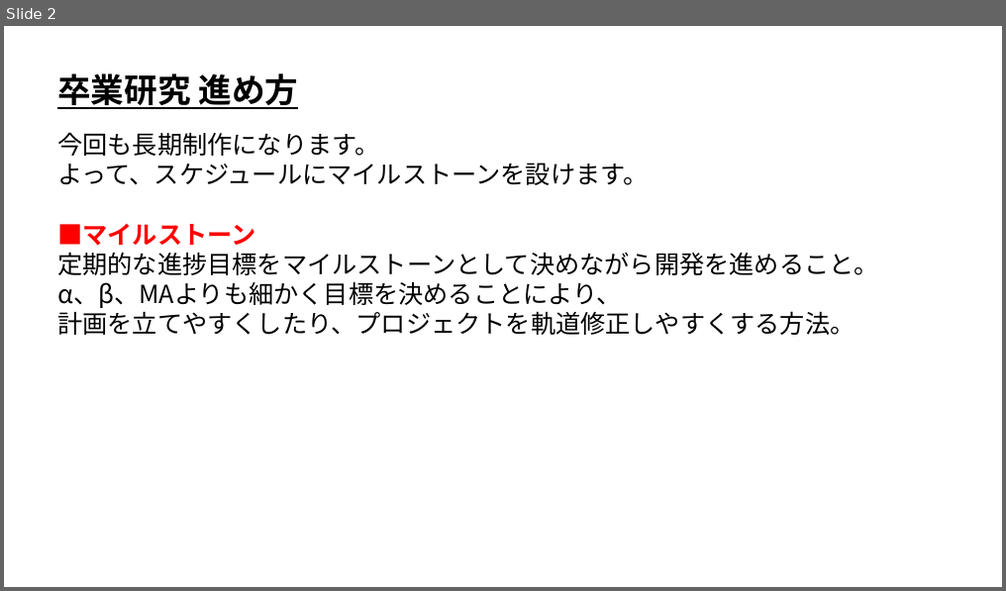
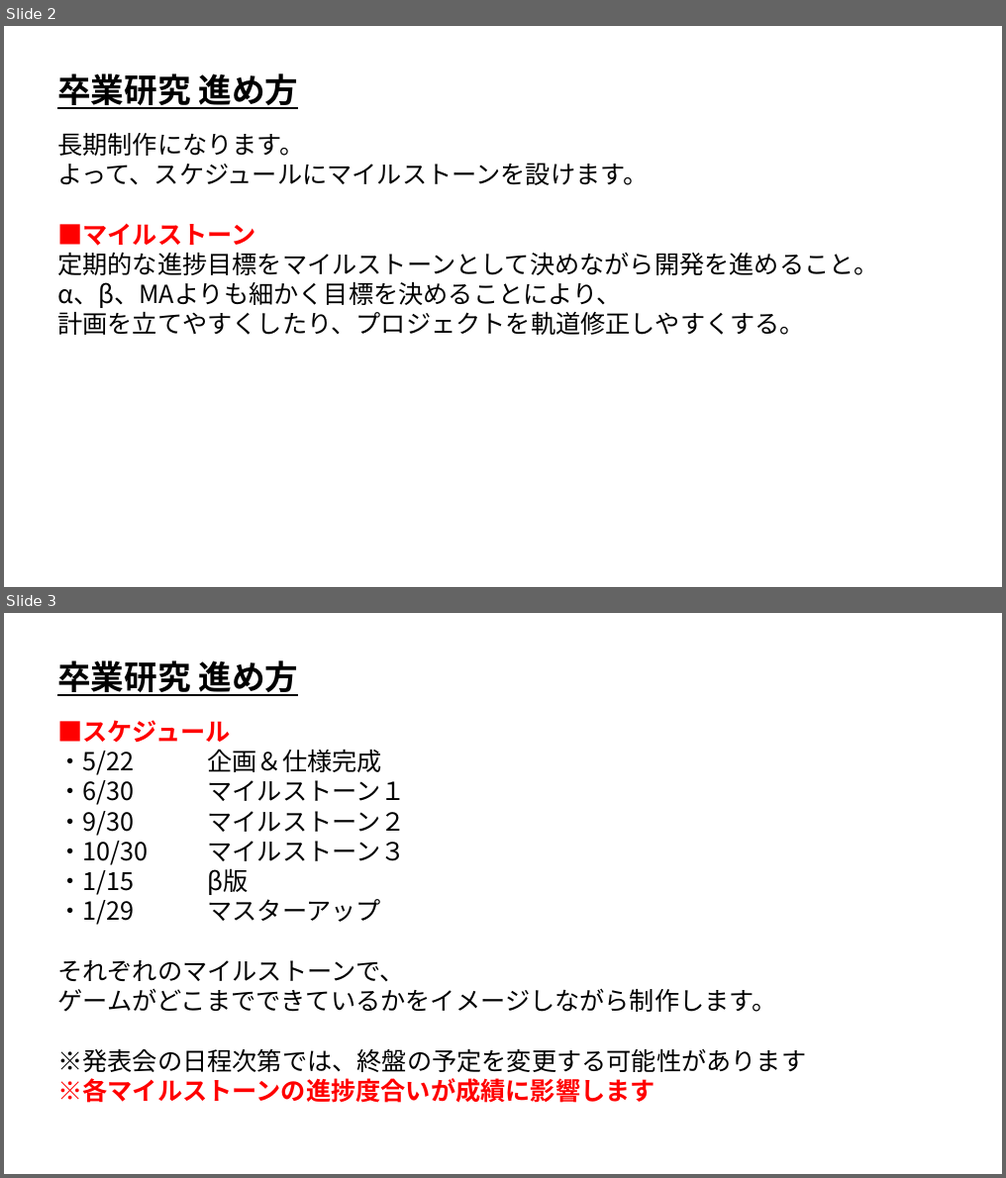
Before and after one commit to ArakiYusuke-Ohara/Textbook, a slide deck: ゲーム科3年/00_前期/プロジェクトワーク/00_卒業研究.pptx. Shown one above the other, each under a label of ours: slide 2 before the commit, slides 2 and 3 after it. The pictures are 1006x591 and 1006x1178 pixels, drawn with LibreOffice and Linux fonts; fonts in the diff are those of the drawing. Boxes give left, top, right and bottom in pixels: in the first picture for what was removed or moved away, otherwise in the second. Text is boxed around its words. In the diff, an @@ line names an element or a change of style, - is before the commit and + after.

```diff
--- a/ゲーム科3年/00_前期/プロジェクトワーク/00_卒業研究.pptx
+++ b/ゲーム科3年/00_前期/プロジェクトワーク/00_卒業研究.pptx
@@ slide 3 added at (4,613,1002,1174), background #FFFFFF @@
@@ text added at (57,661,298,696), 32 pt, text #000000, bold, underline @@
+卒業研究 進め方
@@ text added at (57,720,806,1103), 24 pt, text #000000 @@
+■スケジュール
+・5/22 企画＆仕様完成
+・6/30 マイルストーン１
+・9/30 マイルストーン２
+・10/30 マイルストーン３
+・1/15 β版
+・1/29 マスターアップ
+それぞれのマイルストーンで、
+ゲームがどこまでできているかをイメージしながら制作します。
+※発表会の日程次第では、終盤の予定を変更する可能性があります
+※各マイルストーンの進捗度合いが成績に影響します
@@ slide 2 changed as well @@
@@ text at (57,133,304,156): text changed @@
-今回も長期制作になります。
+長期制作になります。
@@ text at (57,311,805,335): text changed @@
-計画を立てやすくしたり、プロジェクトを軌道修正しやすくする方法。
+計画を立てやすくしたり、プロジェクトを軌道修正しやすくする。
```
Also in this commit, not shown: 1 other slide changed, 2 other slides added.
